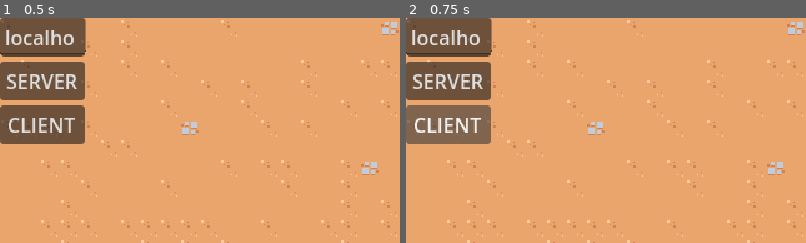
Above: before the commit, frames 1-2 (left to right).
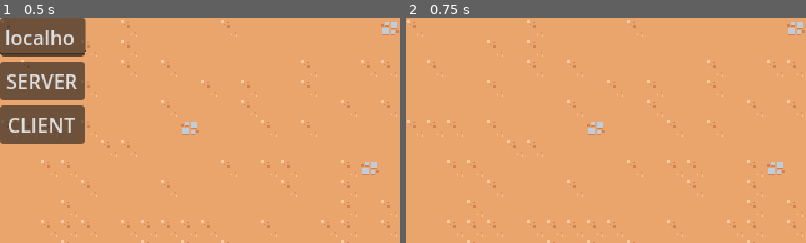
Above: after the commit, the same moments.

Repository: LenioLoz/godot-4-roundish
Game: Godot game, scene res://scenes/main.tscn
Two runs of this game, one before a commit and one after it. Both use one fixed random seed, a clock stepped at 60 frames per second and the inputs below.
Inputs:
- Up to frame 1 (0.5 s): no input
- Up to frame 2 (0.75 s): click "CLIENT" at 0.5 s
The pictures show only the part of the screen within x 0-50%, y 0-50%; the shares and areas given below are measured in that part.

Frame 1 is identical in both runs. In frame 2, 11% of the frame differs, in the area x 0-22%, y 0-56%.

Commit message:
Fixed multiplayer issues with client player couldn't draw a weapon

Diff:
--- a/high_level_network/high_level_ui.gd
+++ b/high_level_network/high_level_ui.gd
@@ -14,3 +14,12 @@
 	if _ip and String(_ip.text).strip_edges() != "":
 		HighLevelNetworkHandler.set_ip_address(_ip.text)
 	HighLevelNetworkHandler.start_client()
+	_deactivate_ui()
+
+func _deactivate_ui() -> void:
+	visible = false
+	process_mode = Node.PROCESS_MODE_DISABLED
+	mouse_filter = Control.MOUSE_FILTER_IGNORE
+	focus_mode = Control.FOCUS_NONE
+	set_process(false)
+	set_block_signals(true)
--- a/scenes/game_objects/player/player_1.gd
+++ b/scenes/game_objects/player/player_1.gd
@@ -9,6 +9,7 @@
 var mouse_position: Vector2
 var look_position: Vector2
 var net_position: Vector2 = Vector2.ZERO
+var position_synchronizer_accumulator := 0.0
 @onready var _deflect: DeflectComponent = get_node_or_null("Deflect")
 @export var deflect_shield_scene: PackedScene
 var _active_shield: DeflectShield = null
@@ -34,7 +35,7 @@
 # Visual tint base for this player (used by flash_tint shader)
 @export var base_tint: Color = Color(1, 1, 1, 1)
 
-var _last_pos: Vector2 = Vector2.ZERO
+var _last_position: Vector2 = Vector2.ZERO
 
 
 func _enter_tree() -> void:
@@ -82,7 +83,7 @@
 	if !is_multiplayer_authority():
 		# Smoothly interpolate toward replicated net_position
 		global_position = global_position.lerp(net_position, clamp(10.0 * delta, 0.0, 1.0))
-		var delta_position := global_position - _last_pos
+		var delta_position := global_position - _last_position
 		# Prefer facing by weapon aim if available; fallback to movement delta
 		var weapon_layer = get_node_or_null("Weapon")
 		var set_face := false
@@ -115,37 +116,38 @@
 					set_face = true
 				else:
 					$AnimatedSprite2D.flip_h = false
-		#If we didn't flip character based on weapon we flip it based on it's movement
-		if not set_face:
-			if delta_position.x < 0:
-				$AnimatedSprite2D.flip_h = true
-			elif delta_position.x > 0:
-				$AnimatedSprite2D.flip_h = false
+		#Makes character play run animation when in multiplayer checks the distance coverd by a player
+		#and sets an animation for it
 		if delta_position.length() / max(delta, 0.0001) > 5.0:
 			if $AnimatedSprite2D.animation != "run":
 				$AnimatedSprite2D.play("run")
 		else:
 			if $AnimatedSprite2D.animation != "default" and not is_dodging:
 				$AnimatedSprite2D.play("default")
-		_last_pos = global_position
-		return
-
-
-	# aktualizuj pozycję myszy względem gracza
+		_last_position = global_position
+		return
+
+
+	# Get the mouse position according to player position
 	mouse_position = get_global_mouse_position()
 	look_position = mouse_position - global_position
 
-	# Flipowanie tylko w osi X (horyzontalnie)
+	# Flip the player based on the look position
 	if look_position.x < 0:
 		$AnimatedSprite2D.flip_h = true   # lewo
 	else:
 		$AnimatedSprite2D.flip_h = false  # prawo
 
-	# Jeśli trwa unik – kontynuuj ruch z prędkością uniku
+	# If dodge is active stay in dodge state
 	if is_dodging:
 		move_and_slide()
 		# Replicate authoritative position for smoothing on remotes
 		net_position = global_position
+		# Throttled broadcast of position for remotes
+		position_synchronizer_accumulator += delta
+		if position_synchronizer_accumulator >= 0.015:
+			position_synchronizer_accumulator = 0.0
+			rpc("rpc_set_net_position", global_position)
 		return
 
 	# --- Ruch normalny ---
@@ -172,6 +174,11 @@
 	move_and_slide()
 	# Replicate authoritative position for smoothing on remotes
 	net_position = global_position
+	#Update player net position whenever delta sum  is bigger rhan 0.015
+	position_synchronizer_accumulator += delta
+	if position_synchronizer_accumulator >= 0.015:
+		position_synchronizer_accumulator = 0.0
+		rpc("rpc_set_net_position", global_position)
 
 	# Deflect input handled in _input to avoid double triggers
 
@@ -348,6 +355,19 @@
 func get_fire_cooldown_multiplier() -> float:
 	return fire_cooldown_multiplier
 
+@rpc("any_peer", "call_local", "unreliable")
+func rpc_set_net_position(pos: Vector2) -> void:
+	var sender_id := multiplayer.get_remote_sender_id()
+	var expected_id := 0
+	var parent_node := get_parent()
+	if parent_node and parent_node.has_method("get_multiplayer_authority"):
+		expected_id = parent_node.get_multiplayer_authority()
+	else:
+		expected_id = get_multiplayer_authority()
+	if sender_id != 0 and sender_id != expected_id:
+		return
+	net_position = pos
+
 @rpc("any_peer", "call_local")
 func rpc_begin_dodge(direction: Vector2) -> void:
 	is_dodging = true
--- a/scenes/game_objects/player/player_1.tscn
+++ b/scenes/game_objects/player/player_1.tscn
@@ -12,11 +12,6 @@
 [ext_resource type="PackedScene" uid="uid://d2s7e18aseul7" path="res://scenes/component/hurtbox_component/hurtbox_component.tscn" id="9_d8m6g"]
 [ext_resource type="PackedScene" uid="uid://brlb5qakf6rci" path="res://scenes/weapons/shotgun/shotgun.tscn" id="10_shotg"]
 [ext_resource type="PackedScene" uid="uid://dyenr5xho7ynh" path="res://scenes/component/flash_on_hit/flash_on_hit.tscn" id="12_fyuu7"]
-
-[sub_resource type="SceneReplicationConfig" id="SceneReplicationConfig_q0f25"]
-properties/0/path = NodePath(".:net_position")
-properties/0/spawn = true
-properties/0/replication_mode = 1
 
 [sub_resource type="ShaderMaterial" id="ShaderMaterial_d8m6g"]
 shader = ExtResource("7_o74vj")
@@ -41,9 +36,6 @@
 script = ExtResource("1_l4w3m")
 deflect_shield_scene = ExtResource("8_shield")
 deflect_duration_s = 0.5
-
-[node name="MultiplayerSynchronizer" type="MultiplayerSynchronizer" parent="."]
-replication_config = SubResource("SceneReplicationConfig_q0f25")
 
 [node name="KnockbackComponent" parent="." instance=ExtResource("3_q0f25")]
 
--- a/scenes/weapons/bullets/shotgun_bullet/shotgun_bullet.tscn
+++ b/scenes/weapons/bullets/shotgun_bullet/shotgun_bullet.tscn
@@ -6,6 +6,17 @@
 
 [sub_resource type="RectangleShape2D" id="RectangleShape2D_l62h8"]
 size = Vector2(8, 6)
+
+[sub_resource type="SceneReplicationConfig" id="SceneReplicationConfig_ku6hn"]
+properties/0/path = NodePath(".:position")
+properties/0/spawn = true
+properties/0/replication_mode = 1
+properties/1/path = NodePath("Sprite2D:rotation")
+properties/1/spawn = true
+properties/1/replication_mode = 1
+properties/2/path = NodePath("Sprite2D:scale")
+properties/2/spawn = true
+properties/2/replication_mode = 1
 
 [node name="ShotgunBullet" type="CharacterBody2D"]
 script = ExtResource("1_ku6hn")
@@ -24,3 +35,6 @@
 
 [node name="Timer" type="Timer" parent="."]
 wait_time = 2.0
+
+[node name="MultiplayerSynchronizer" type="MultiplayerSynchronizer" parent="."]
+replication_config = SubResource("SceneReplicationConfig_ku6hn")
--- a/scenes/weapons/shotgun/shotgun.tscn
+++ b/scenes/weapons/shotgun/shotgun.tscn
@@ -61,7 +61,7 @@
 "times": PackedFloat32Array(0, 0.25, 1.5, 1.7),
 "transitions": PackedFloat32Array(1, 1, 1, 1),
 "update": 0,
-"values": [0.0, -0.792379, -0.792379, 0.0]
+"values": [0.0, -0.7923789999999999, -0.7923789999999999, 0.0]
 }
 
 [sub_resource type="Animation" id="Animation_qwpm3"]
--- a/scenes/weapons/sword/sword.gd
+++ b/scenes/weapons/sword/sword.gd
@@ -17,6 +17,7 @@
 const MAX_SWAY_ANGLE = 0.6
 const SWAY_SPEED = 20.0
 const SWAY_DECAY = 5.0
+@export var remote_lerp_speed: float = 30
 var _remote_pos: Vector2 = Vector2.ZERO
 var _remote_rot: float = 0.0
 var _remote_scale_x: float = 1.0
@@ -110,10 +111,12 @@
 		return
 	# Remote peer: apply replicated follow state when not attacking
 	if state == State.FOLLOWING:
-		global_position = _remote_pos
-		rotation = _remote_rot
-		$Sprite2D.scale.x = _remote_scale_x
-		hitbox_collision.position.x = _remote_hitbox_x
+		#Interpolating sword position to make the sword movement look smooth
+		var interpolation_function: float = clampf(remote_lerp_speed * delta, 0.0, 1.0)
+		global_position = global_position.lerp(_remote_pos, interpolation_function)
+		rotation = lerp_angle(rotation, _remote_rot, interpolation_function)
+		$Sprite2D.scale.x = lerpf($Sprite2D.scale.x, _remote_scale_x, interpolation_function)
+		hitbox_collision.position.x = lerpf(hitbox_collision.position.x, _remote_hitbox_x, interpolation_function)
 		return
 	elif state == State.ATTACKING:
 		$Sprite2D.scale.x = attack_scale_x
@@ -124,7 +127,7 @@
 	if anim_name == "attack" or anim_name == "swing_right":
 		state = State.FOLLOWING
 
-@rpc("any_peer", "call_local")
+@rpc("any_peer", "call_local", "unreliable")
 func rpc_set_follow_state(pos: Vector2, rot: float, scale_x: float, hitbox_x: float) -> void:
 	# Only accept updates from the owning player's authority (or local call)
 	var sender_id := multiplayer.get_remote_sender_id()
--- a/scenes/weapons/sword/sword.tscn
+++ b/scenes/weapons/sword/sword.tscn
@@ -162,10 +162,6 @@
 script = ExtResource("1_ni37t")
 
 [node name="MyHitboxComponent" parent="." instance=ExtResource("2_1uu3n")]
-collision_layer = 1
-monitorable = true
-; Detect hurtboxes on layer 1
-collision_mask = 1
 
 [node name="CollisionShape2D" type="CollisionShape2D" parent="MyHitboxComponent"]
 position = Vector2(-3, -9.5)
Not shown: 1 places in scenes/game_objects/player/player_1.tscn that only renumber resources
Not shown: 1 places in scenes/weapons/bullets/shotgun_bullet/shotgun_bullet.tscn that only renumber resources
Not shown, changed: TestGodot.console.exe
Not shown, changed: TestGodot.exe
Not shown, changed: TestGodot.rar
